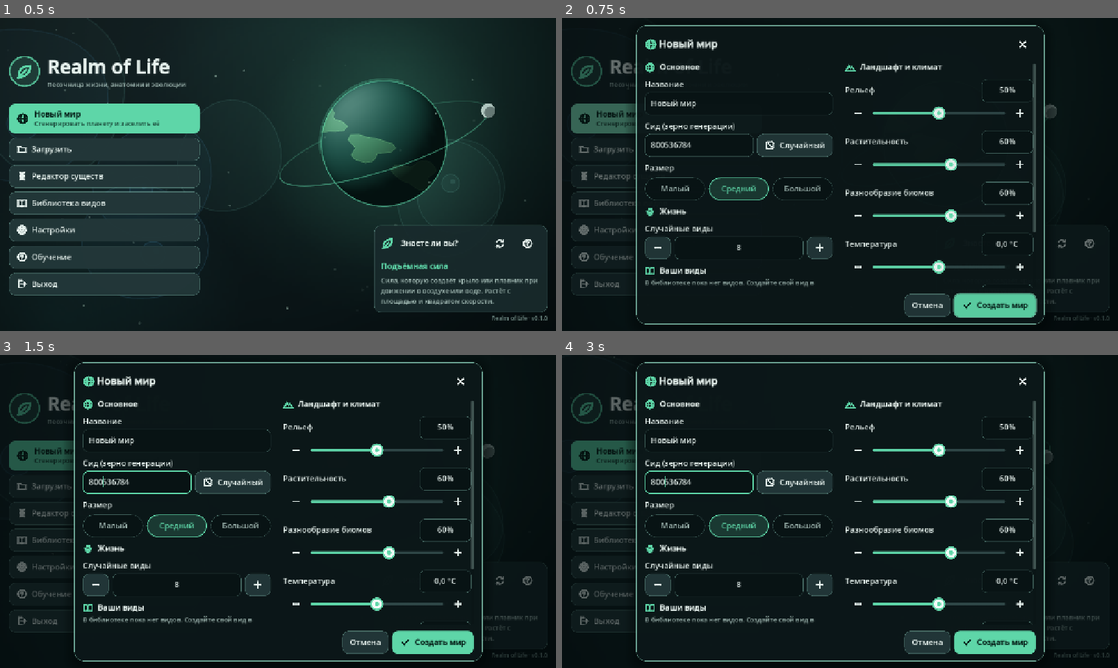
Above: before the commit, frames 1-4 (two rows, left to right).
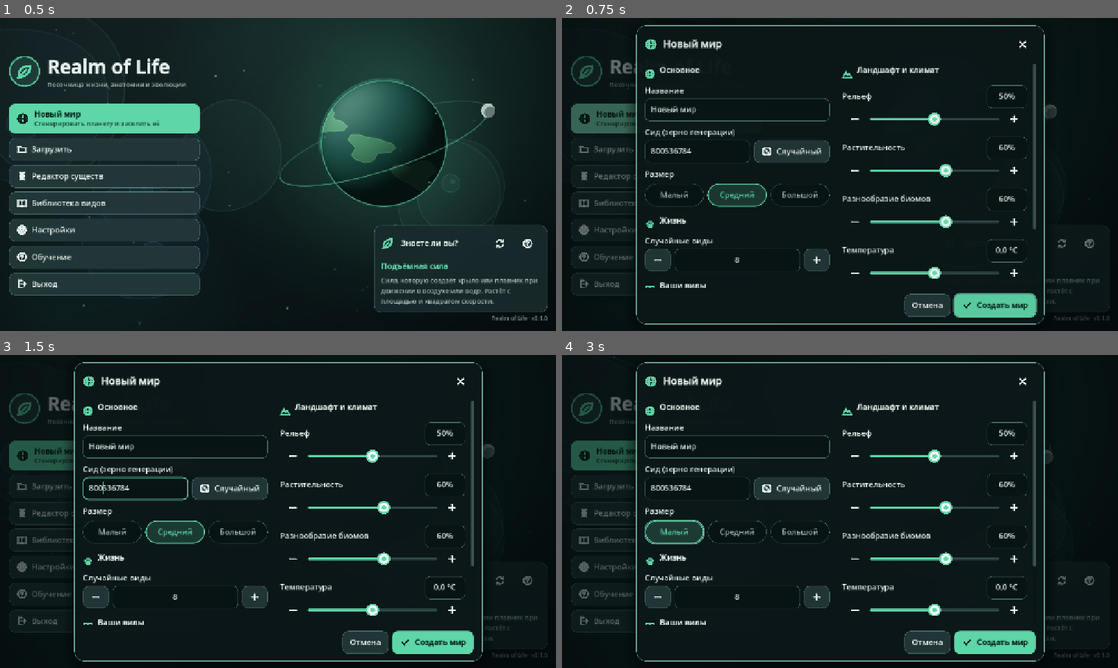
Above: after the commit, the same moments.

Repository: DearLand5/Realm-of-life
Game: Godot game, scene res://scenes/main_menu.tscn
Same seed, same stepped clock (60 frames per second), same inputs: the game is played once before the commit and once after it.
Inputs (mouse positions are in pixels of both pictures, inside the frame that each line leads up to):
- Up to frame 1 (0.5 s): no input
- Up to frame 2 (0.75 s): click (667, 118) at 0.52 s
- Up to frame 3 (1.5 s): click "Загрузить" at 1.25 s
- Up to frame 4 (3 s): click "Редактор существ" at 2 s; click "Библиотека видов" at 2.75 s

Frame 1 is identical in both runs. In frame 2, 9.7% of the frame differs, in the area x 14-86%, y 6-87%; in frame 3, 10%; in frame 4, 11%.

Commit message:
UI polish: planet backdrop, dialog spacing, auto-width number fields, gallery layout
Co-Authored-By: Claude Opus 5.5 <noreply@anthropic.com>
Claude-Session: https://claude.ai/code/session_014CrUrHkWBggpoGb9vFuDYJ

Diff:
--- a/src/ui/dev/ui_gallery.gd
+++ b/src/ui/dev/ui_gallery.gd
@@ -49,7 +49,7 @@
 	return v
 
 
-## Widget gallery (designed for a 1600×1000 canvas).
+## Widget gallery (designed for a 1600×1080 canvas).
 static func build_widgets() -> Control:
 	var root := Control.new()
 	root.set_anchors_preset(Control.PRESET_FULL_RECT)
@@ -63,16 +63,38 @@
 	for side in ["left", "top", "right", "bottom"]:
 		UITheme.override_const(m, "margin_" + side, 20)
 	root.add_child(m)
+	var page := VBoxContainer.new()
+	UITheme.override_const(page, "separation", 16)
+	m.add_child(page)
+	var head := HBoxContainer.new()
+	head.custom_minimum_size.y = 84
+	UITheme.override_const(head, "separation", 14)
+	page.add_child(head)
+	var hv := VBoxContainer.new()
+	hv.alignment = BoxContainer.ALIGNMENT_BEGIN
+	head.add_child(hv)
+	var ht := Label.new()
+	ht.theme_type_variation = &"TitleLabel"
+	ht.text = "Realm of Life · UI kit"
+	hv.add_child(ht)
+	var hs := Label.new()
+	hs.theme_type_variation = &"DimLabel"
+	hs.text = "Тема · иконки · виджеты · графики · ввод"
+	hv.add_child(hs)
 	var cols := HBoxContainer.new()
+	cols.size_flags_vertical = Control.SIZE_EXPAND_FILL
 	UITheme.override_const(cols, "separation", 16)
-	m.add_child(cols)
+	page.add_child(cols)
 	var c1 := _col()
 	var c2 := _col()
 	var c3 := _col()
 	var c4 := _col()
 	for c in [c1, c2, c3, c4]:
 		cols.add_child(c)
-	c3.size_flags_stretch_ratio = 1.25
+	c1.size_flags_stretch_ratio = 0.95
+	c2.size_flags_stretch_ratio = 1.0
+	c3.size_flags_stretch_ratio = 1.2
+	c4.size_flags_stretch_ratio = 0.95
 	# --- Buttons
 	var btn := _card("Кнопки", &"pointer")
 	var v := btn.content
@@ -172,13 +194,13 @@
 	c4.add_child(cc)
 	var lst := _card("Библиотека", &"library")
 	var sl := SearchList.new()
-	sl.custom_minimum_size = Vector2(0, 200)
+	sl.custom_minimum_size = Vector2(0, 196)
 	sl.show_search = false
 	var items := []
-	for e in sample_species().slice(0, 3):
+	for e in sample_species().slice(1, 3):
 		items.append({"id": e["uid"], "title": e["name"], "subtitle": e["description"], "icon": &"paw", "favorite": e["favorite"]})
 	sl.set_items(items)
-	sl.selected_id = "a2"
+	sl.select("a2")
 	lst.content.add_child(sl)
 	c4.add_child(lst)
 	var touch := _card("Сенсорное управление", &"pointer")
@@ -194,7 +216,7 @@
 	bcol.alignment = BoxContainer.ALIGNMENT_CENTER
 	var brow := HBoxContainer.new()
 	UITheme.override_const(brow, "separation", 10)
-	for def in [[&"jump", "Прыжок"], [&"claw", ""], [&"leaf", ""], [&"bird", ""]]:
+	for def in [[&"jump", "Прыжок"], [&"claw", ""], [&"bird", ""]]:
 		var tb := TouchButton.make(def[0], &"", def[1])
 		tb.custom_minimum_size = Vector2(76, 76) if def[1] != "" else Vector2(60, 60)
 		tb.size_flags_vertical = Control.SIZE_SHRINK_CENTER
@@ -205,12 +227,16 @@
 	bcol.add_child(brow)
 	trow.add_child(bcol)
 	touch.content.add_child(trow)
-	c1.add_child(touch)
+	c2.add_child(touch)
 	return root
 
 
 ## Called after the first layout pass: puts interactive widgets in a "live" state.
 static func after_layout(root: Node) -> void:
+	var lc := root.find_child("Line", true, false) as LineChart
+	if lc != null:
+		lc.scrub_index = 74
+		lc.queue_redraw()
 	var joy := root.find_child("Joy", true, false) as TouchJoystick
 	if joy != null:
 		var press := InputEventScreenTouch.new()
--- a/src/ui/menu/menu_ui.gd
+++ b/src/ui/menu/menu_ui.gd
@@ -3,15 +3,17 @@
 ## Small builders shared by the menu dialogs (section headers, labelled fields).
 
 
-## Section header: accent icon + bold title.
+## Section header: accent icon + bold title (with breathing room above).
 static func section(title: String, icon_id: StringName = &"") -> HBoxContainer:
 	var h := HBoxContainer.new()
+	h.custom_minimum_size.y = 40
 	UITheme.override_const(h, "separation", 10)
 	if icon_id != &"":
 		var iv := IconView.make(icon_id, 24.0, &"accent")
-		iv.size_flags_vertical = Control.SIZE_SHRINK_CENTER
+		iv.size_flags_vertical = Control.SIZE_SHRINK_END
 		h.add_child(iv)
 	var l := Label.new()
+	l.vertical_alignment = VERTICAL_ALIGNMENT_BOTTOM
 	l.theme_type_variation = &"SubheaderLabel"
 	l.text = title
 	h.add_child(l)
--- a/src/ui/theme/ui_theme_builder.gd
+++ b/src/ui/theme/ui_theme_builder.gd
@@ -194,7 +194,7 @@
 		Color.TRANSPARENT, 12.0 * s, 10.0)
 	t.set_type_variation(&"ChipButton", &"Button")
 	_button_type(&"ChipButton", c["inset"], c["surface_hover"], c["accent_soft"], c["text_dim"], c["accent"], c["border"],
-		c["accent"], touch * 0.5, 16.0)
+		c["accent"], touch * 0.5, 12.0)
 	var hud := Color(c["panel"], minf(c["panel"].a, 0.72))
 	t.set_type_variation(&"HudButton", &"Button")
 	_button_type(&"HudButton", hud, c["surface_hover"], sel, c["text"], c["accent"], c["border"], c["accent"], touch * 0.5, 14.0)
--- a/src/ui/widgets/enum_picker.gd
+++ b/src/ui/widgets/enum_picker.gd
@@ -65,7 +65,6 @@
 			b.button_group = _group
 			b.size_flags_horizontal = Control.SIZE_EXPAND_FILL
 			b.alignment = HORIZONTAL_ALIGNMENT_CENTER
-			b.clip_text = true
 			var id: Variant = it.get("id")
 			b.set_meta(&"id", id)
 			b.pressed.connect(func() -> void: _choose(id))
--- a/src/ui/widgets/list_row.gd
+++ b/src/ui/widgets/list_row.gd
@@ -99,6 +99,12 @@
 		_star.icon_name = &"star_filled" if _star.button_pressed else &"star"
 		_star.add_theme_color_override("icon_pressed_color", UITheme.color(self, &"highlight"))
 		_star.add_theme_color_override("icon_hover_pressed_color", UITheme.color(self, &"highlight"))
+		# The filled star is the state; no pressed background needed.
+		var plain := _star.get_theme_stylebox(&"normal", &"FlatButton")
+		var hover := _star.get_theme_stylebox(&"hover", &"FlatButton")
+		if plain != null:
+			_star.add_theme_stylebox_override("pressed", plain)
+			_star.add_theme_stylebox_override("hover_pressed", hover)
 
 
 func add_action(action_id: StringName, icon_id: StringName, tooltip: String, variation: StringName = &"FlatButton") -> IconButton:
--- a/src/ui/widgets/modal_dialog.gd
+++ b/src/ui/widgets/modal_dialog.gd
@@ -52,6 +52,7 @@
 var _max_h := 400.0
 var _fill_height := false
 var _scroll: ScrollContainer
+var _inner_margin: MarginContainer
 var _title_label: Label
 var _body_label: Label
 var _buttons: Array[Button] = []
@@ -129,9 +130,12 @@
 	_scroll.horizontal_scroll_mode = ScrollContainer.SCROLL_MODE_DISABLED
 	_scroll.size_flags_vertical = Control.SIZE_EXPAND_FILL
 	v.add_child(_scroll)
+	_inner_margin = MarginContainer.new()
+	_inner_margin.size_flags_horizontal = Control.SIZE_EXPAND_FILL
+	_scroll.add_child(_inner_margin)
 	var inner := VBoxContainer.new()
 	inner.size_flags_horizontal = Control.SIZE_EXPAND_FILL
-	_scroll.add_child(inner)
+	_inner_margin.add_child(inner)
 	_body_label = Label.new()
 	_body_label.autowrap_mode = TextServer.AUTOWRAP_WORD_SMART
 	_body_label.theme_type_variation = &"DimLabel"
@@ -139,7 +143,7 @@
 	content = VBoxContainer.new()
 	content.size_flags_horizontal = Control.SIZE_EXPAND_FILL
 	inner.add_child(content)
-	inner.minimum_size_changed.connect(func() -> void: _update_scroll_height.call_deferred())
+	_inner_margin.minimum_size_changed.connect(func() -> void: _update_scroll_height.call_deferred())
 	footer = HBoxContainer.new()
 	footer.alignment = BoxContainer.ALIGNMENT_END
 	v.add_child(footer)
@@ -231,6 +235,9 @@
 	UITheme.override_const(_panel.get_child(0) as VBoxContainer, "separation", gap)
 	UITheme.override_const(content, "separation", gap)
 	UITheme.override_const(footer, "separation", UITheme.k(self, &"gap"))
+	UITheme.override_const(_title_label.get_parent() as HBoxContainer, "separation", UITheme.k(self, &"gap_large"))
+	# Room for the scrollbar so it never covers fields.
+	UITheme.override_const(_inner_margin, "margin_right", UITheme.k(self, &"gap_large"))
 
 
 func _layout() -> void:
@@ -254,8 +261,9 @@
 	_panel.custom_minimum_size.x = w
 	_max_h = avail.y if not (expand_content and not fill) else minf(avail.y, 640.0 * sc)
 	_fill_height = fill or expand_content
-	var inner := _scroll.get_child(0) as Control
-	inner.size_flags_vertical = Control.SIZE_EXPAND_FILL if expand_content else Control.SIZE_FILL
+	var vflag := Control.SIZE_EXPAND_FILL if expand_content else Control.SIZE_FILL
+	_inner_margin.size_flags_vertical = vflag
+	(_inner_margin.get_child(0) as Control).size_flags_vertical = vflag
 	content.size_flags_vertical = Control.SIZE_EXPAND_FILL if expand_content else Control.SIZE_FILL
 	_update_scroll_height()
 
--- a/src/ui/widgets/number_field.gd
+++ b/src/ui/widgets/number_field.gd
@@ -23,11 +23,27 @@
 	focus_exited.connect(_commit_text)
 
 
+## Minimum width set by the owner widget; grows to fit long values/units.
+var base_min_width: float = 0.0
+
+
 ## Displays `v` without emitting.
 func show_value(v: float) -> void:
 	_value = v
 	if not has_focus():
 		text = format_value(v)
+	_fit_width()
+
+
+func _fit_width() -> void:
+	var font := get_theme_font(&"font")
+	var fs := get_theme_font_size(&"font_size")
+	if font == null:
+		return
+	var sb := get_theme_stylebox(&"normal")
+	var pad := sb.get_minimum_size().x if sb != null else 24.0
+	var w := font.get_string_size(format_value(_value), HORIZONTAL_ALIGNMENT_LEFT, -1, fs).x + pad + 8.0
+	custom_minimum_size.x = maxf(base_min_width, w)
 
 
 func format_value(v: float) -> String:
--- a/src/ui/widgets/param_slider.gd
+++ b/src/ui/widgets/param_slider.gd
@@ -77,7 +77,7 @@
 	var top := HBoxContainer.new()
 	_label = Label.new()
 	_label.size_flags_horizontal = Control.SIZE_EXPAND_FILL
-	_label.text_overrun_behavior = TextServer.OVERRUN_TRIM_ELLIPSIS
+	_label.autowrap_mode = TextServer.AUTOWRAP_WORD_SMART
 	_label.vertical_alignment = VERTICAL_ALIGNMENT_CENTER
 	_help = HelpButton.for_term("")
 	_help.visible = false
@@ -119,7 +119,8 @@
 func _notification(what: int) -> void:
 	if what == NOTIFICATION_THEME_CHANGED and _field != null:
 		var t := UITheme.k(self, &"touch")
-		_field.custom_minimum_size = Vector2(t * 2.3, 0)
+		_field.base_min_width = t * 1.8
+		_field.show_value(_value * display_factor)
 		_slider.custom_minimum_size.y = t
 		UITheme.override_const(self, "separation", 0)
 
--- a/src/ui/widgets/stepper.gd
+++ b/src/ui/widgets/stepper.gd
@@ -71,7 +71,8 @@
 
 func _notification(what: int) -> void:
 	if what == NOTIFICATION_THEME_CHANGED and _field != null:
-		_field.custom_minimum_size.x = UITheme.k(self, &"touch") * 1.6
+		_field.base_min_width = UITheme.k(self, &"touch") * 1.6
+		_field.show_value(_value)
 		UITheme.override_const(self, "separation", UITheme.k(self, &"gap"))
 
 
--- a/src/ui/widgets/tab_strip.gd
+++ b/src/ui/widgets/tab_strip.gd
@@ -40,8 +40,9 @@
 	_box = VBoxContainer.new() if vertical else HBoxContainer.new()
 	_box.size_flags_horizontal = Control.SIZE_EXPAND_FILL
 	_box.size_flags_vertical = Control.SIZE_EXPAND_FILL
-	horizontal_scroll_mode = ScrollContainer.SCROLL_MODE_DISABLED if vertical else ScrollContainer.SCROLL_MODE_AUTO
-	vertical_scroll_mode = ScrollContainer.SCROLL_MODE_AUTO if vertical else ScrollContainer.SCROLL_MODE_DISABLED
+	# Scrollable by dragging, but without a scrollbar under the tabs.
+	horizontal_scroll_mode = ScrollContainer.SCROLL_MODE_DISABLED if vertical else ScrollContainer.SCROLL_MODE_SHOW_NEVER
+	vertical_scroll_mode = ScrollContainer.SCROLL_MODE_SHOW_NEVER if vertical else ScrollContainer.SCROLL_MODE_DISABLED
 	if old != null:
 		for b in old.get_children():
 			old.remove_child(b)
